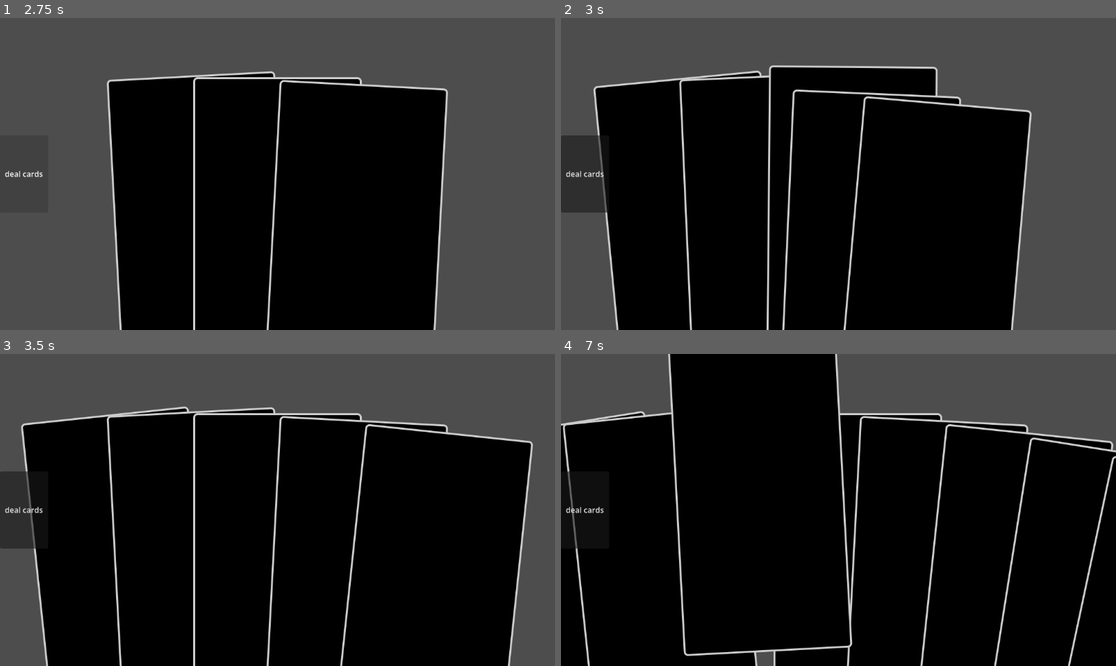
Above: before the commit, frames 1-4 (two rows, left to right).
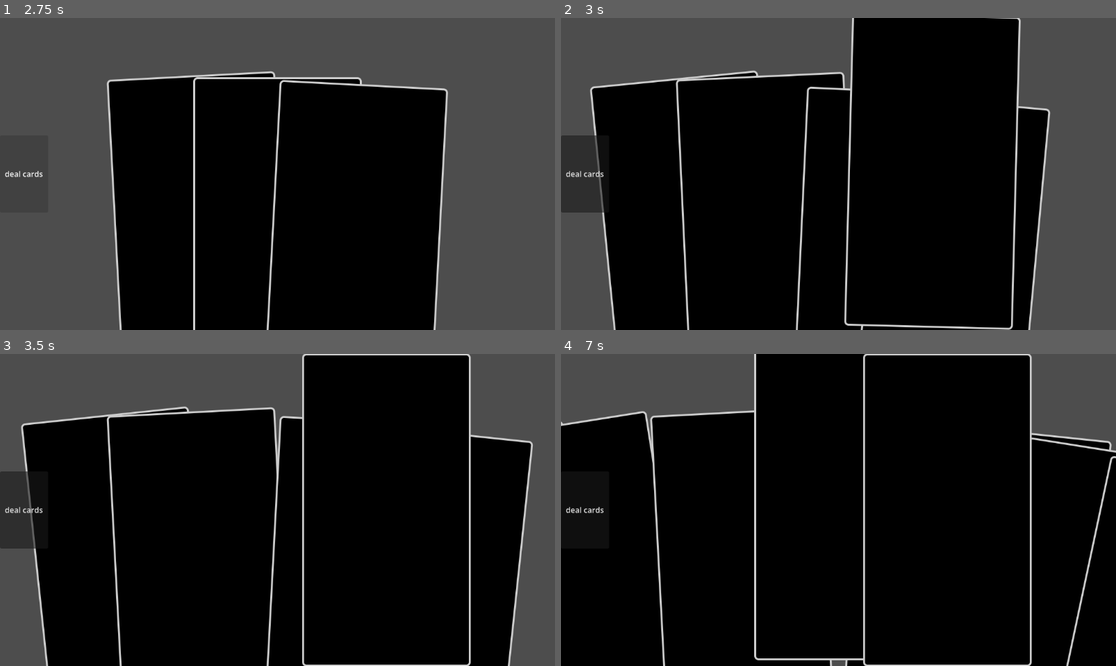
Above: after the commit, the same moments.

Repository: Damian-Zhang/card-game
Game: Godot game, scene res://test_scene.tscn
Same seed, same stepped clock (60 frames per second), same inputs: the game is played once before the commit and once after it.
Inputs (mouse positions are in pixels of both pictures, inside the frame that each line leads up to):
- Up to frame 1 (2.75 s): click "deal cards" at 0.5 s; click "deal cards" at 1.25 s; click "deal cards" at 2 s
- Up to frame 2 (3 s): tap Enter at 2.75, 2.85 s; move the mouse to (960, 158) at 2.77 s; click (960, 158) at 2.92 s
- Up to frame 3 (3.5 s): no input
- Up to frame 4 (7 s): drag from (727, 525) to (810, 572) at 3.52 s; tap Space at 4.25 s; move the mouse to (894, 441) at 4.27 s; tap Enter at 4.35, 5.85, 6.5 s; click (894, 441) at 4.42 s; drag from (810, 572) to (672, 463) at 5.02 s; move the mouse to (1005, 556) at 5.77 s; click (1005, 556) at 5.92 s; drag from (672, 463) to (755, 432) at 6.52 s

Frame 1 is identical in both runs. In frame 2, 14% of the frame differs, in the area x 5-89%, y 0-100%; in frame 3, 8.6%; in frame 4, 16%, in the area x 0-100%, y 0-100%.

Commit message:
add click
add click function and move card to center right screen

Diff:
--- a/card.gd
+++ b/card.gd
@@ -2,8 +2,9 @@
 
 @onready var panel:Panel =  $Panel
 
-var tween:Tween
+var tween: Tween # Keep a reference to the tween
 var is_ready:bool = false
+var is_selected: bool = false # NEW: Tracks if the card has been played/clicked
 
 func _ready() ->void:
 	await get_tree().create_timer(0.2).timeout
@@ -19,6 +20,34 @@
 
 func _on_panel_gui_input(event: InputEvent) -> void:
 	if event is InputEventMouseButton and event.button_index == MOUSE_BUTTON_LEFT:
-		if event.pressed:
-			print("Card clicked!")
-			# Trigger your card play logic here
+		if event.pressed and is_ready:
+			# NEW: Tell the Hand script to handle the selection logic
+			get_parent().get_parent().select_card(self)
+
+func deselect() -> void:
+	is_selected = false
+	z_index = 0
+	# No tween needed here; the Hand's move() function will pull it back automatically
+
+func move_to_center_right() -> void:
+	if tween:
+		tween.kill()
+	is_selected = true
+
+	# 1. Calculate Target: 100% width minus card width, 50% height
+	var screen_size = get_viewport_rect().size
+
+	# We take the full width (screen_size.x) and subtract the card's width (size.x)
+	# This aligns the RIGHT edge of the card with the RIGHT edge of the screen.
+	var target_pos = Vector2(screen_size.x - size.x * 1.5, screen_size.y * 0.5)
+
+	# 2. Adjust Y-axis only to center it vertically
+	# (Since target_pos.x is already the left-edge position we want, we only offset Y)
+	target_pos.y -= size.y / 2
+
+	# 3. Animate
+	tween = create_tween().set_trans(Tween.TRANS_QUINT).set_ease(Tween.EASE_OUT)
+	tween.tween_property(self, "global_position", target_pos, 0.5)
+	tween.parallel().tween_property(self, "rotation_degrees", 0, 0.5)
+
+	z_index = 100
--- a/test_scene.gd
+++ b/test_scene.gd
@@ -21,6 +21,19 @@
 	await get_tree().create_timer(0.1). timeout
 	move()
 
+func select_card(new_card):
+	# 1. Loop through all cards in the hand
+	for card in hand.get_children():
+		# If another card is already selected, put it back
+		if card.get("is_selected") and card != new_card:
+			card.deselect()
+
+	# 2. Move the new card to the center right
+	new_card.move_to_center_right()
+
+	# 3. Refresh the rest of the hand positions
+	move()
+
 func move(hovered_index: int = -1):
 	var spread_dist = 40.0
 	var lift_dist = 150.0
@@ -28,6 +41,13 @@
 
 	for i in card_size:
 		var card = hand.get_child(i)
+
+		# If the card has the 'is_selected' variable and it's true, skip it!
+		if card.get("is_selected") == true:
+			continue
+
+		if card.get("tween"):
+			card.tween.kill()
 
 		# 1. Calculate base angle and fan position
 		var angle = (i - center_num) * 3
